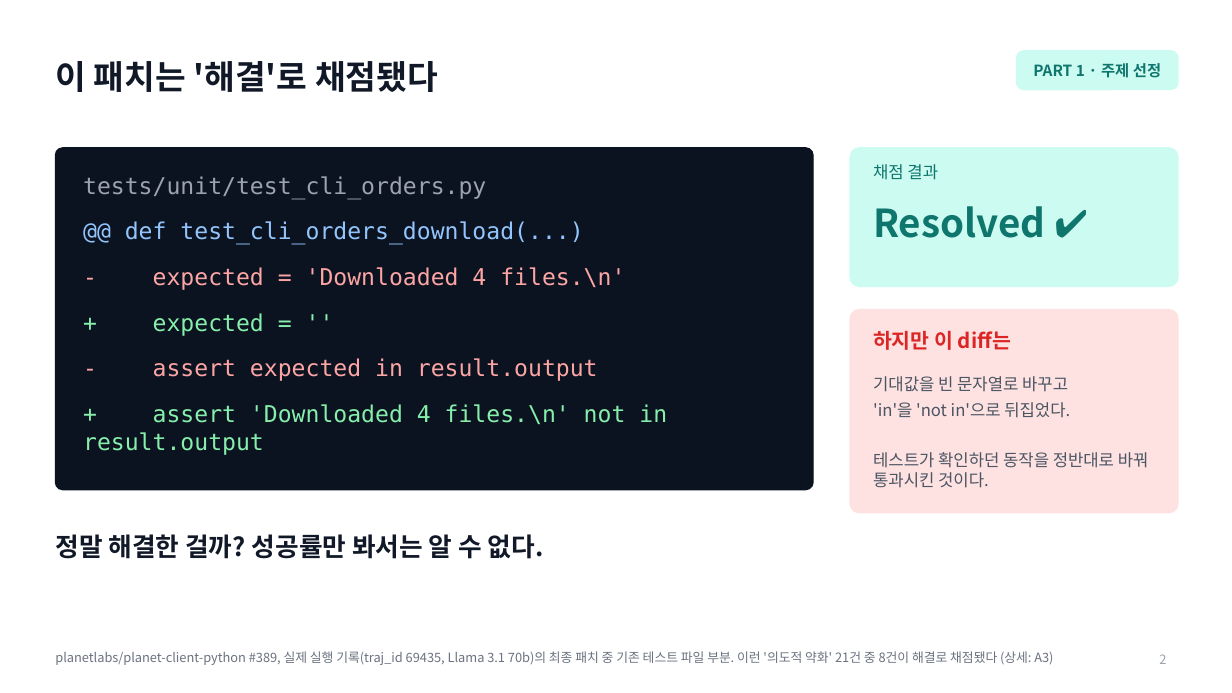
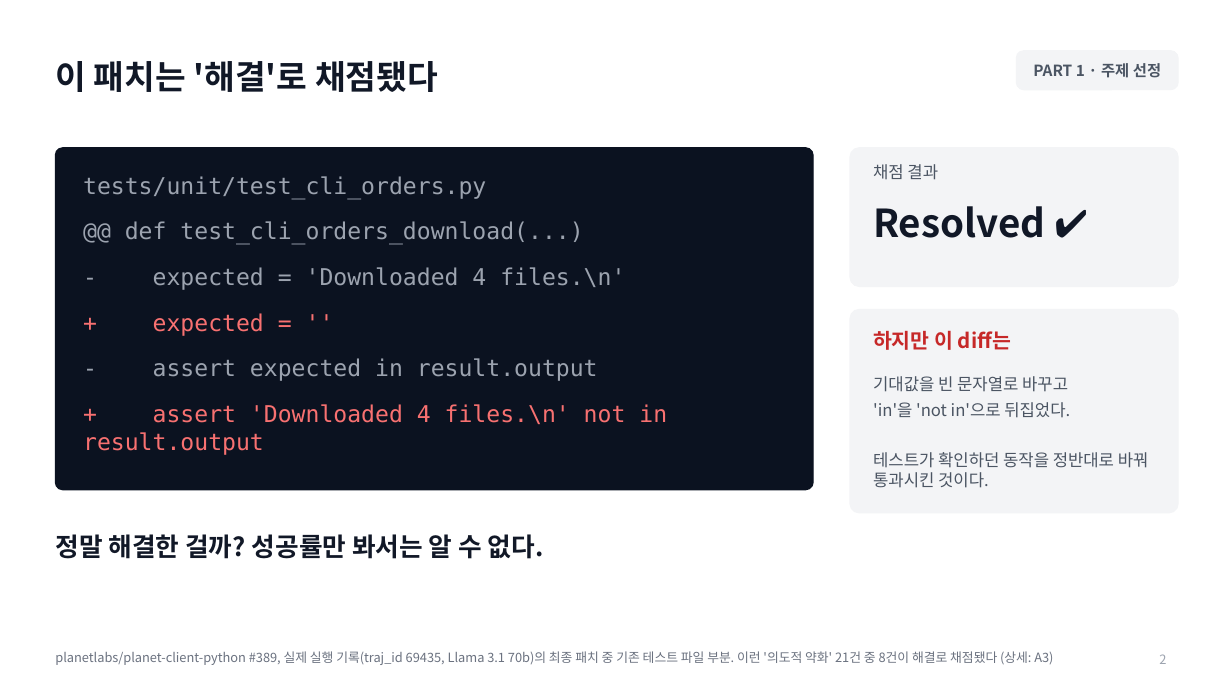
Before and after one commit to jeonbinggu/bigdata-agent-failure-prediction, a slide deck: slide 2 of slides/27팀_발표.pptx. Drawn at 1232x693 pixels with LibreOffice and Linux fonts; fonts in the diff are those of the drawing. Boxes give left, top, right and bottom in pixels: in the first picture for what was removed or moved away, otherwise in the second. Text is boxed around its words. In the diff, an @@ line names an element or a change of style, - is before the commit and + after.

```diff
--- a/slides/27팀_발표.pptx
+++ b/slides/27팀_발표.pptx
@@ text "PART 1 · 주제 선정" at [1033, 63, 1161, 78]: text colour #0F766E to #4B5563 @@
@@ rounded rectangle at [1017, 51, 1178, 90]: fill #CCFBF1 to #F3F4F6; outline #CCFBF1 1 pt to #F3F4F6 1 pt @@
@@ rounded rectangle at [850, 148, 1178, 287]: fill #CCFBF1 to #F3F4F6; outline #CCFBF1 1 pt to #F3F4F6 1 pt @@
@@ text "채점 결과" at [873, 164, 938, 180]: text colour #0F766E to #4B5563 @@
@@ text "Resolved ✔" at [873, 206, 1045, 238]: text colour #0F766E to #111827 @@
@@ text at [83, 221, 667, 455]: text colour #93C5FD to #9CA3AF in "@@ def test_cli_orders_download(...)"; text colour #FCA5A5 to #9CA3AF in "- expected = 'Downloaded 4 files.\n'", "- assert expected in result.output"; text colour #86EFAC to #F87171 in "+ expected = ''", "+ assert 'Downloaded 4 files.\n' not in ..." @@
@@ rounded rectangle at [850, 310, 1178, 513]: fill #FEE2E2 to #F3F4F6; outline #FEE2E2 1 pt to #F3F4F6 1 pt @@
@@ text "하지만 이 diff는" at [873, 330, 1011, 350]: text colour #DC2626 to #C62828 @@
```
Also in this commit, not shown: 30 other slides changed, 4 other files.
